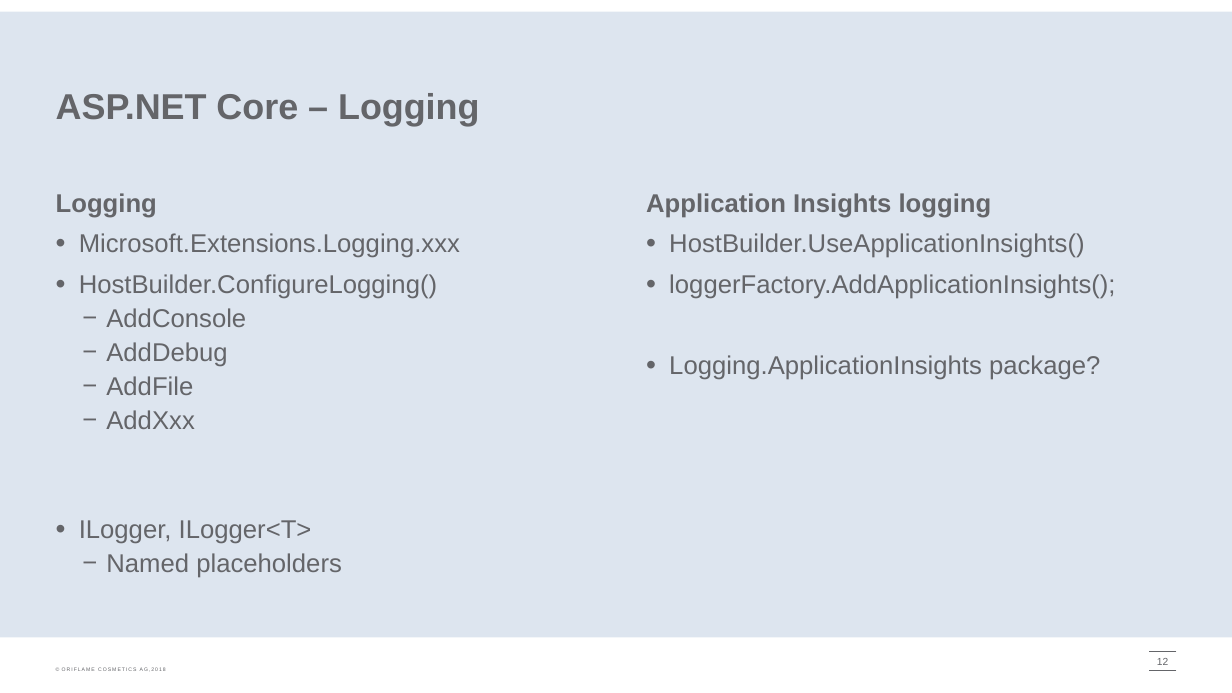
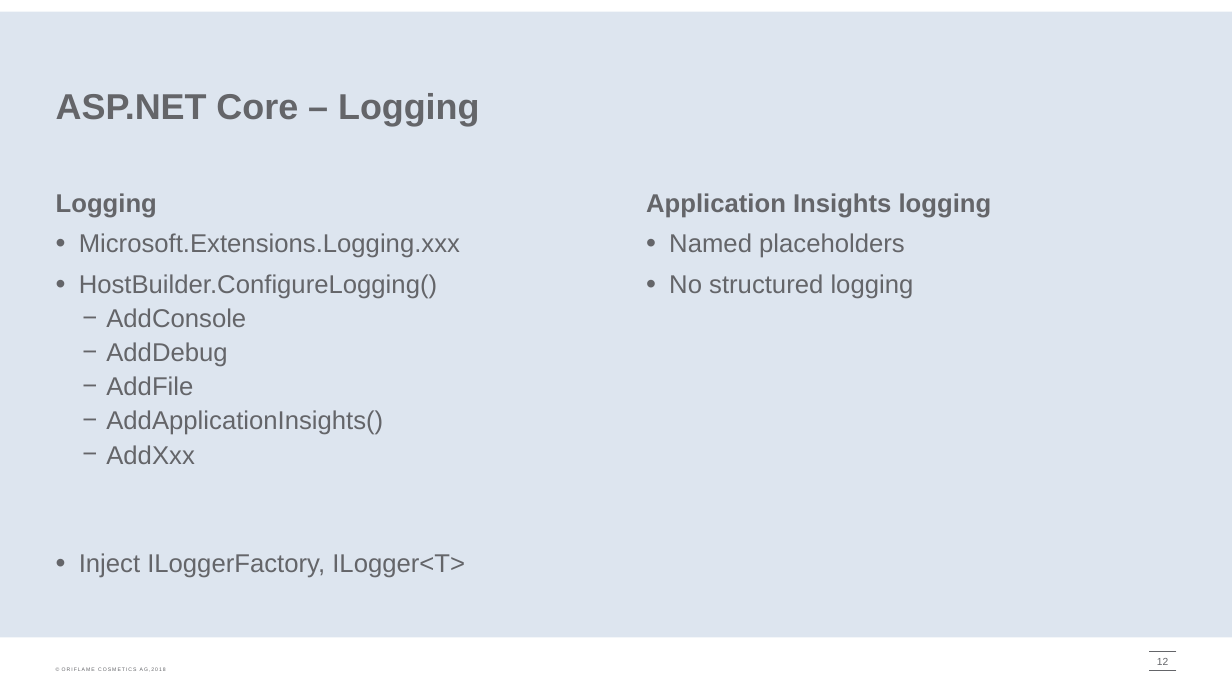
Before and after one commit to onpaj/coreintro, a slide deck: slide 12 of docs/CoreIntro.pptx. Drawn at 1232x693 pixels with LibreOffice and Linux fonts; fonts in the diff are those of the drawing; background and template pictures are left out. Boxes give left, top, right and bottom in pixels: in the first picture for what was removed or moved away, otherwise in the second. Text is boxed around its words. In the diff, an @@ line names an element or a change of style, - is before the commit and + after.

```diff
--- a/docs/CoreIntro.pptx
+++ b/docs/CoreIntro.pptx
@@ text at [669,233,914,299]: text changed @@
-• HostBuilder.UseApplicationInsights()
-• loggerFactory.AddApplicationInsights();
-• Logging.ApplicationInsights package?
+• Named placeholders
+• No structured logging
@@ text at [106,410,383,435]: paragraph added @@
+  − AddApplicationInsights()
@@ text at [79,553,465,578]: text changed @@
-• ILogger, ILogger<T>
-  − Named placeholders
+• Inject ILoggerFactory, ILogger<T>
```
Also in this commit, not shown: 1 other slide changed, 11 other files.
